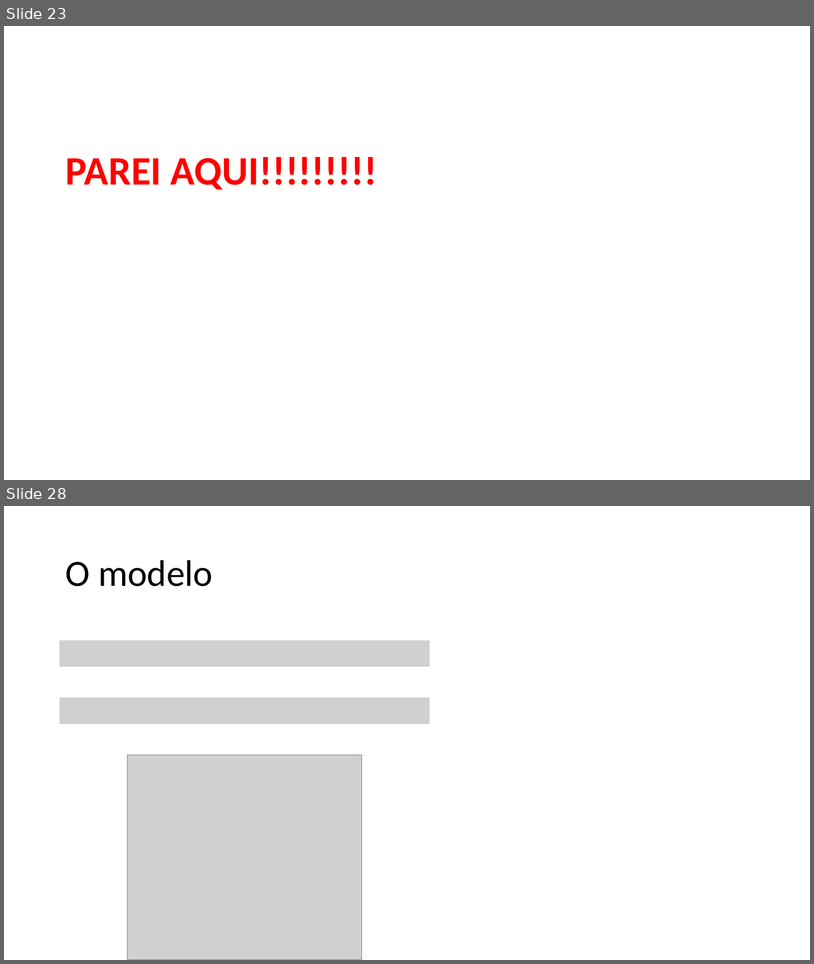
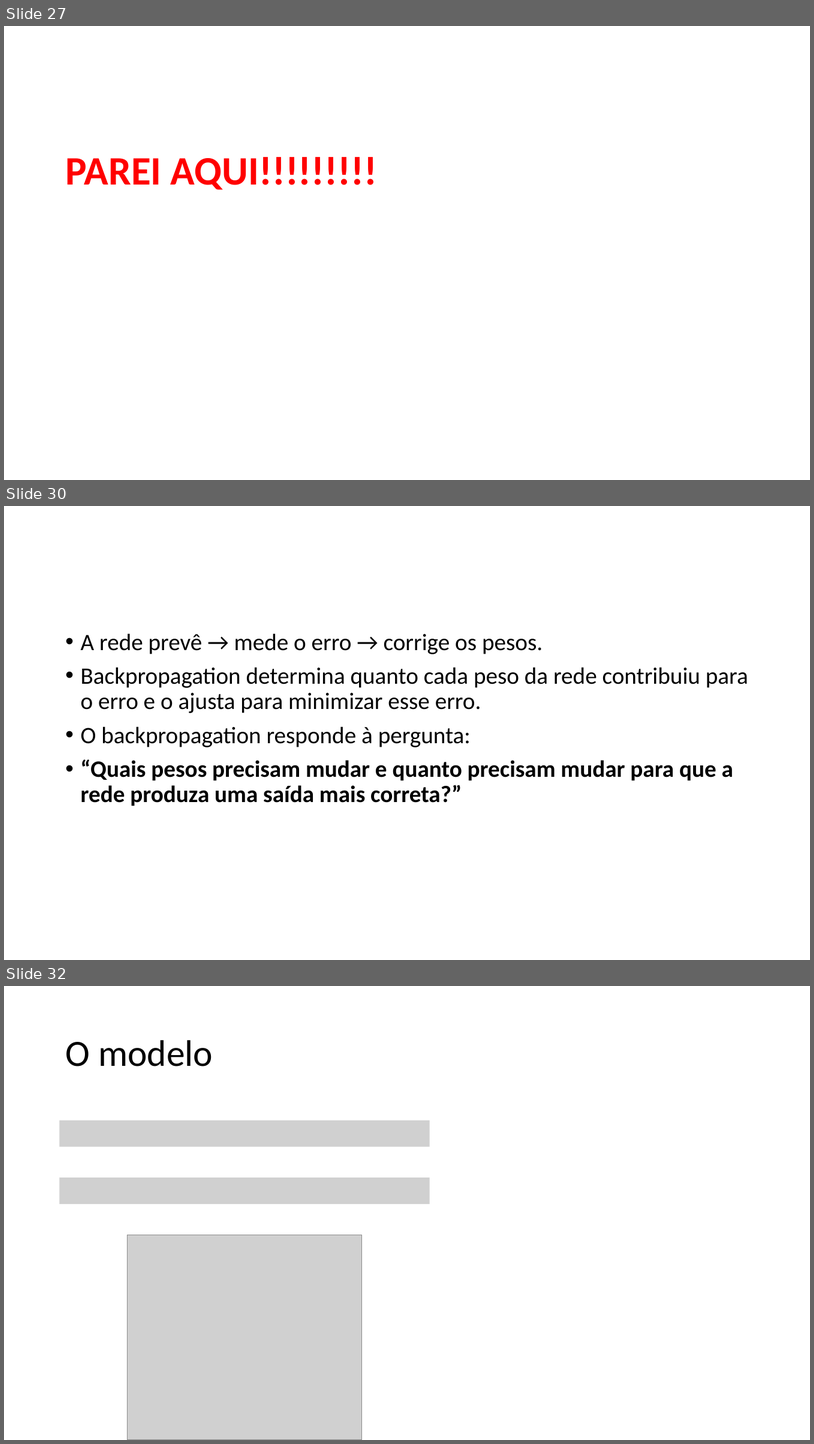
Before and after one commit to zz4fap/c24_inteligencia_artificial, a slide deck: slides/C24_MLP.pptx. Shown one above the other, each under a label of ours: slides 23 and 28 before the commit, slides 27, 30 and 32 after it; the slides between them are not shown. The pictures are 814x964 and 814x1444 pixels, drawn with LibreOffice and Linux fonts; fonts in the diff are those of the drawing; grey boxes stand for pictures. Boxes give left, top, right and bottom in pixels: in the first picture for what was removed or moved away, otherwise in the second. Text is boxed around its words. In the diff, an @@ line names an element or a change of style, - is before the commit and + after.

```diff
--- a/slides/C24_MLP.pptx
+++ b/slides/C24_MLP.pptx
@@ slide 30 added at (4,506,810,960), background #FFFFFF @@
@@ text added at (81,633,749,805), 28 pt, text #000000 @@
+• A rede prevê → mede o erro → corrige os pesos.
+• Backpropagation determina quanto cada peso da rede contribuiu para o erro e o ajusta para minimizar esse erro.
+• O backpropagation responde à pergunta:
+• “Quais pesos precisam mudar e quanto precisam mudar para que a rede produza uma saída mais correta?”
@@ what was slide 23 is now slide 27 @@
@@ what was slide 28 is now slide 32 @@
```
Also in this commit, not shown: 2 slides changed, 6 other slides added, 3 slides removed.
